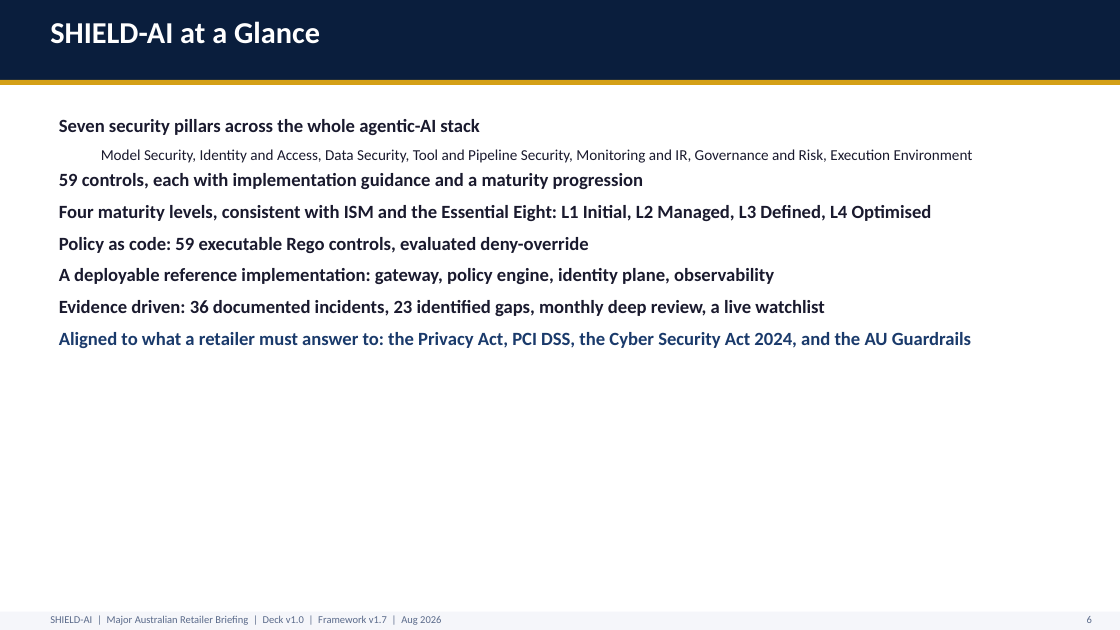
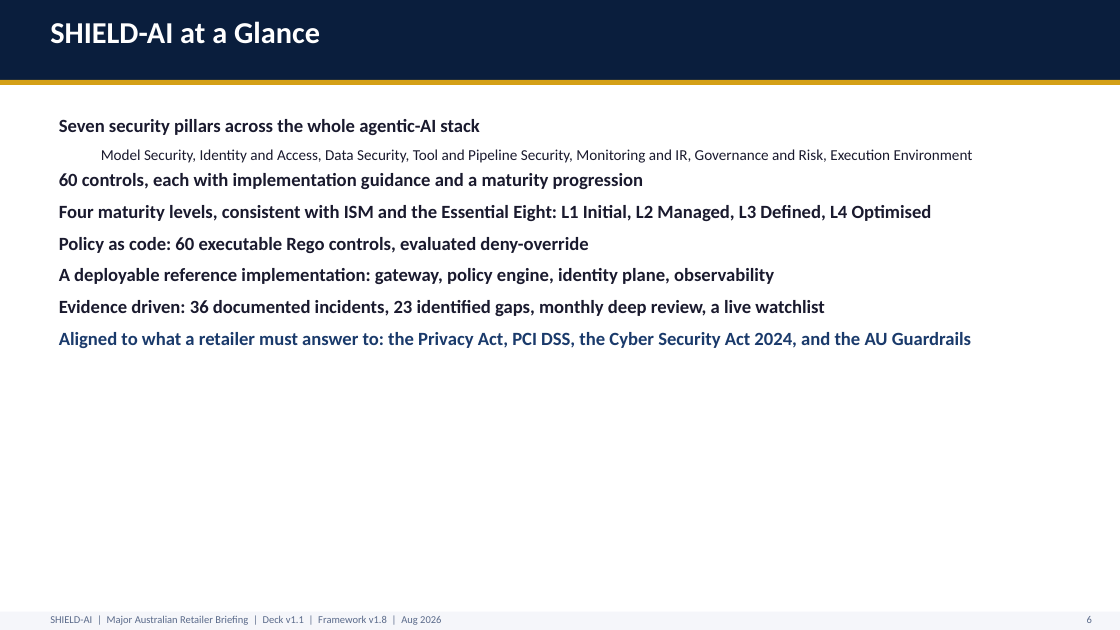
Before and after one commit to monch1962/shield-ai, a slide deck: slide 7 of client-specific/retailer/shield-ai-deck-retailer.pptx. Drawn at 1120x630 pixels with LibreOffice and Linux fonts; fonts in the diff are those of the drawing. Boxes give left, top, right and bottom in pixels: in the first picture for what was removed or moved away, otherwise in the second. Text is boxed around its words. In the diff, an @@ line names an element or a change of style, - is before the commit and + after.

```diff
--- a/client-specific/retailer/shield-ai-deck-retailer.pptx
+++ b/client-specific/retailer/shield-ai-deck-retailer.pptx
@@ text at bbox=[59, 173, 643, 189]: text changed @@
-59 controls, each with implementation guidance and a maturity progression
+60 controls, each with implementation guidance and a maturity progression
@@ text at bbox=[59, 237, 588, 253]: text changed @@
-Policy as code: 59 executable Rego controls, evaluated deny-override
+Policy as code: 60 executable Rego controls, evaluated deny-override
@@ text at bbox=[50, 615, 441, 625]: text changed @@
-SHIELD-AI | Major Australian Retailer Briefing | Deck v1.0 | Framework v1.7 | Aug 2026
+SHIELD-AI | Major Australian Retailer Briefing | Deck v1.1 | Framework v1.8 | Aug 2026
```
Also in this commit, not shown: 23 other slides changed, 9 other files.
